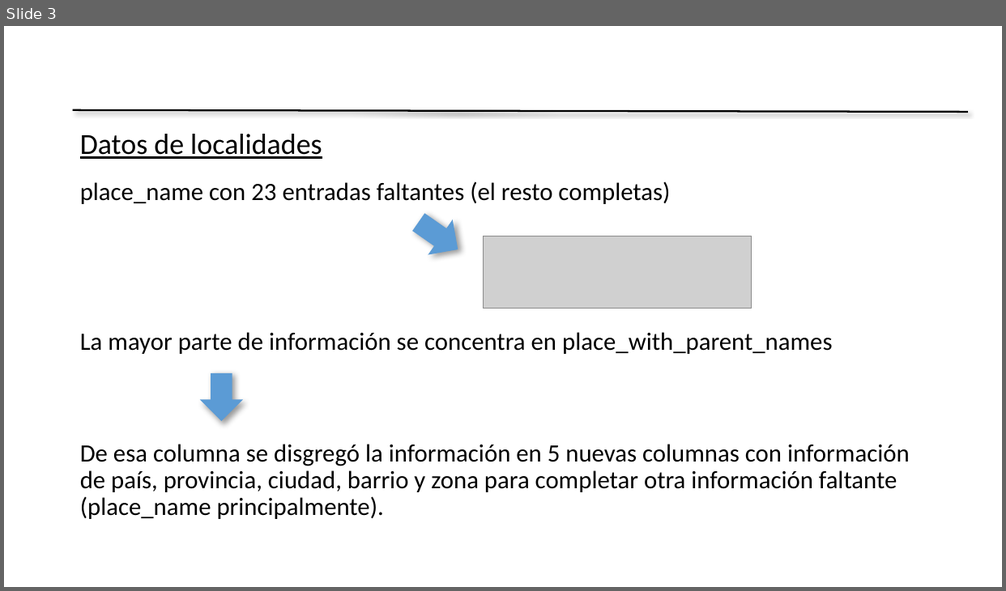
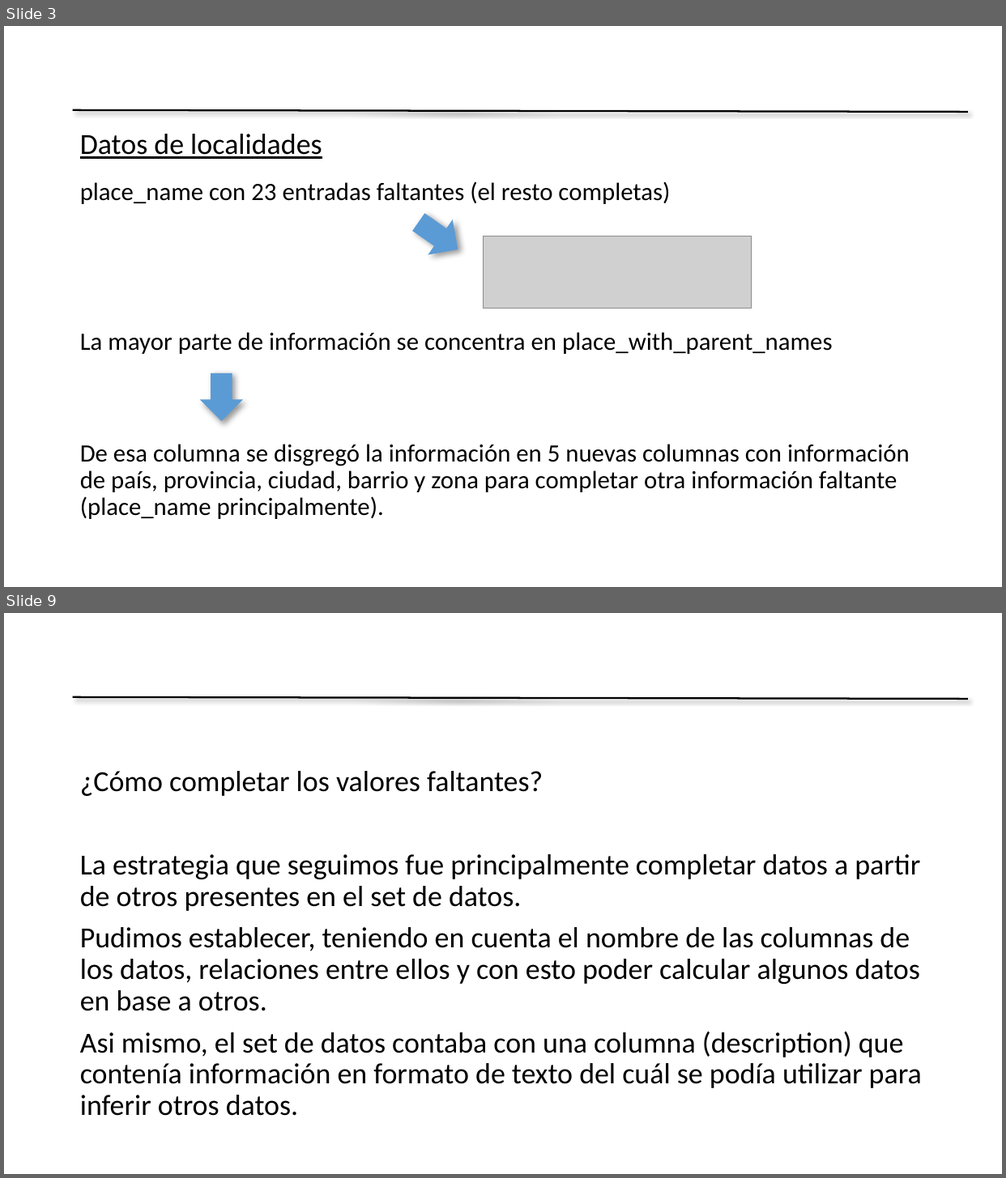
Before and after one commit to rdgagliano/DataScience-Grupo3, a slide deck: Presentation Desafio1 Grupo3.pptx. Shown one above the other, each under a label of ours: slide 3 before the commit, slides 3 and 9 after it; the slides between them are not shown. The pictures are 1006x591 and 1006x1178 pixels, drawn with LibreOffice and Linux fonts; fonts in the diff are those of the drawing; grey boxes stand for pictures; background and template pictures are left out. Boxes give left, top, right and bottom in pixels: in the first picture for what was removed or moved away, otherwise in the second. Text is boxed around its words. In the diff, an @@ line names an element or a change of style, - is before the commit and + after.

```diff
--- a/Presentation Desafio1 Grupo3.pptx
+++ b/Presentation Desafio1 Grupo3.pptx
@@ slide 9 added at (4,613,1002,1174), background picture (left out); not listed: 1 template element that a slide beside it also shows @@
@@ text added at (80,771,922,1116), 28 pt, text #000000 @@
+¿Cómo completar los valores faltantes?
+La estrategia que seguimos fue principalmente completar datos a partir de otros presentes en el set de datos.
+Pudimos establecer, teniendo en cuenta el nombre de las columnas de los datos, relaciones entre ellos y con esto poder calcular algunos datos en base a otros.
+Asi mismo, el set de datos contaba con una columna (description) que contenía información en formato de texto del cuál se podía utilizar para inferir otros datos.
```
Also in this commit, not shown: 8 other slides added, 4 slides removed.
